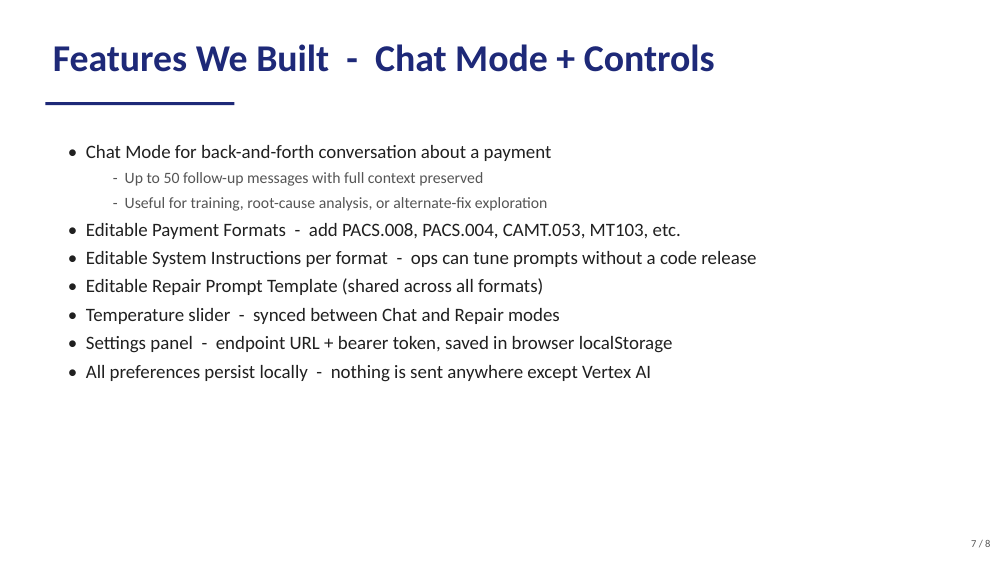
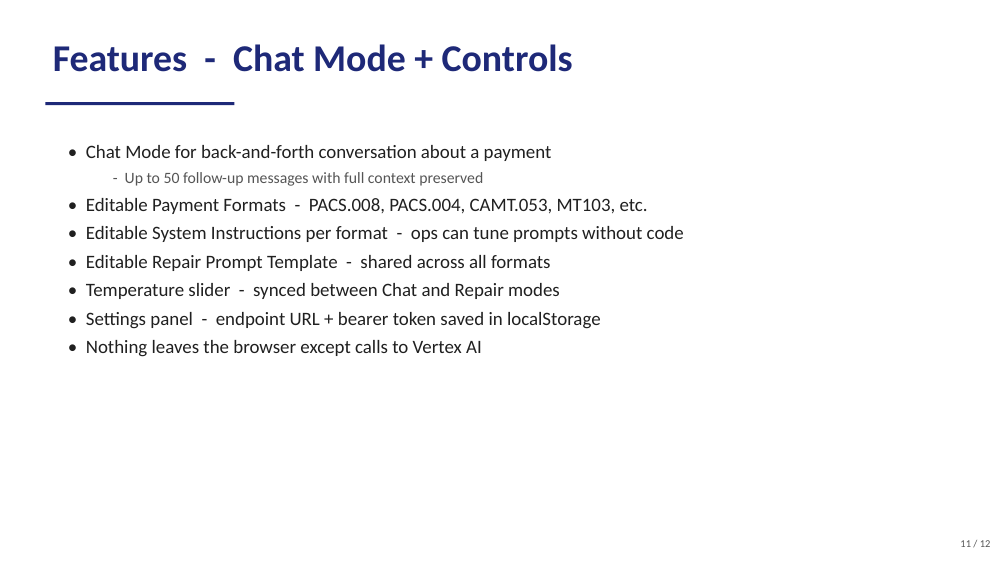
Before and after one commit to AdamJirari/Bank-Game, a slide deck: slide 11 of Galileo_Payment_Analyzer.pptx (slide 7 before the commit). Drawn at 1008x567 pixels with LibreOffice and Linux fonts; fonts in the diff are those of the drawing. Boxes give left, top, right and bottom in pixels: in the first picture for what was removed or moved away, otherwise in the second. Text is boxed around its words. In the diff, an @@ line names an element or a change of style, - is before the commit and + after.

```diff
--- a/Galileo_Payment_Analyzer.pptx
+++ b/Galileo_Payment_Analyzer.pptx
@@ text at (53,44,573,72): text changed @@
-Features We Built - Chat Mode + Controls
+Features - Chat Mode + Controls
@@ text at (86,198,684,271): text changed @@
-  - Useful for training, root-cause analysis, or alternate-fix exploration
-• Editable Payment Formats - add PACS.008, PACS.004, CAMT.053, MT103, etc.
-• Editable System Instructions per format - ops can tune prompts without a code release
-• Editable Repair Prompt Template (shared across all formats)
+• Editable Payment Formats - PACS.008, PACS.004, CAMT.053, MT103, etc.
+• Editable System Instructions per format - ops can tune prompts without code
+• Editable Repair Prompt Template - shared across all formats
@@ text at (86,312,601,357): text changed @@
-• Settings panel - endpoint URL + bearer token, saved in browser localStorage
-• All preferences persist locally - nothing is sent anywhere except Vertex AI
+• Settings panel - endpoint URL + bearer token saved in localStorage
+• Nothing leaves the browser except calls to Vertex AI
@@ text at (960,540,991,547): text changed @@
-7 / 8
+11 / 12
```
Also in this commit, not shown: 6 other slides changed, 4 slides added.
